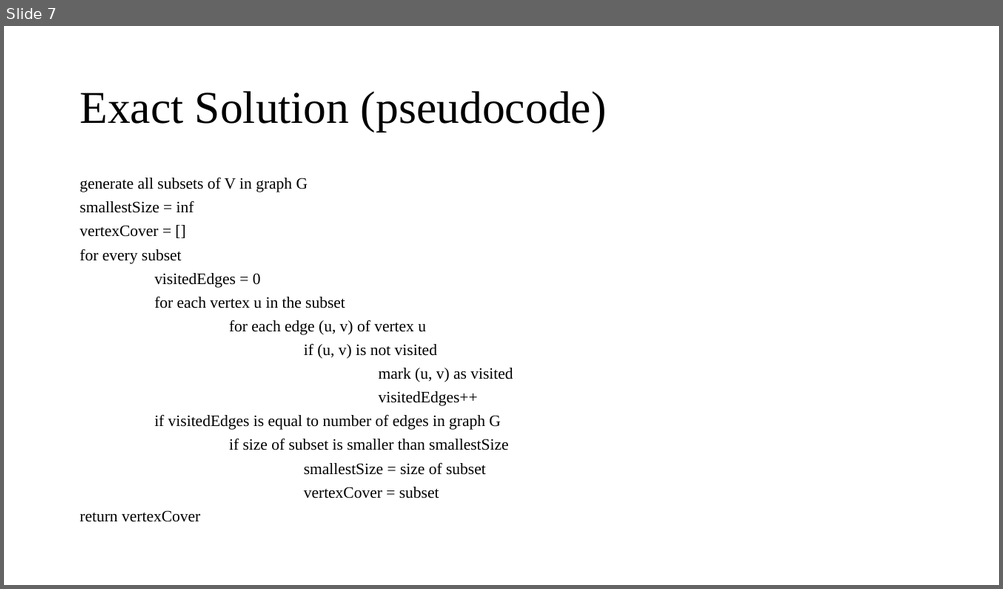
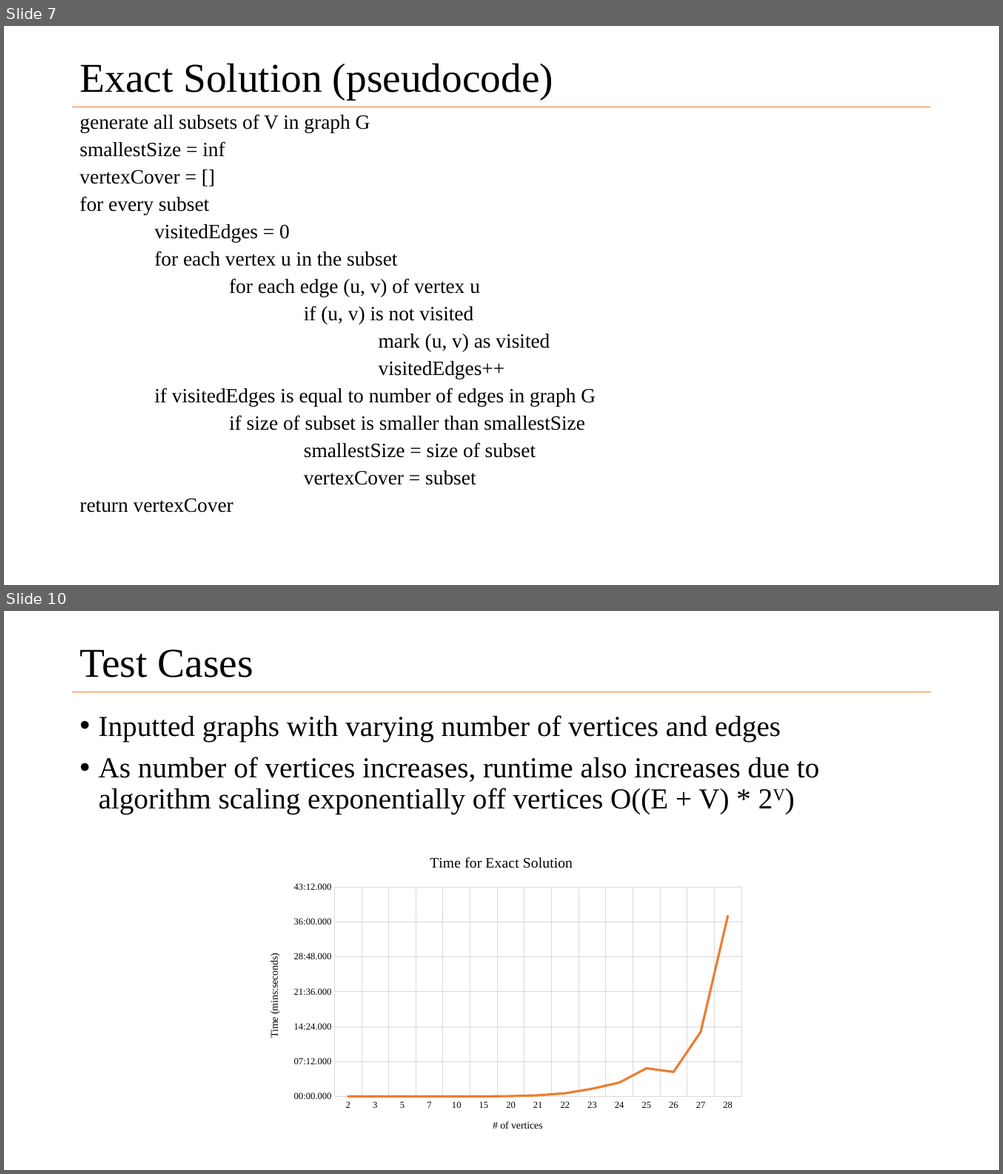
Before and after one commit to chen6wx/np-project, a slide deck: presentations/problem_presentation.pptx. Shown one above the other, each under a label of ours: slide 7 before the commit, slides 7 and 10 after it; the slides between them are not shown. The pictures are 1003x589 and 1003x1174 pixels, drawn with LibreOffice and Linux fonts; fonts in the diff are those of the drawing. Boxes give left, top, right and bottom in pixels: in the first picture for what was removed or moved away, otherwise in the second. Text is boxed around its words. In the diff, an @@ line names an element or a change of style, - is before the commit and + after.

```diff
--- a/presentations/problem_presentation.pptx
+++ b/presentations/problem_presentation.pptx
@@ slide 10 added at <box>4,611,999,1170</box>, background #FFFFFF; not listed: 1 template element that a slide beside it also shows @@
@@ title added at <box>79,649,253,678</box>, 39.6 pt, text #000000 @@
+Test Cases
@@ text added at <box>99,715,819,815</box>, 28 pt, text #000000 @@
+• Inputted graphs with varying number of vertices and edges
+• As number of vertices increases, runtime also increases due to algorithm scaling exponentially off vertices O((E + V) * 2V)
@@ line chart added at <box>252,841,751,1147</box> @@
+title "Time for Exact Solution "
+categories: 2, 3, 5, 7, 10, 15, 20, 21, 22, 23, 24, 25, 26, 27, 28
+Series 1: 0, 0, 0, 0, 0, 0, 0, 0.0002, 0.0005, 0.0011, 0.002, 0.004, 0.0035, 0.0092, 0.0258
@@ slide 7 changed as well @@
@@ title "Exact Solution (pseudocode)" at <box>79,63,553,99</box>: size 44 to 39.6 pt @@
@@ text "generate all subsets of V ...": place and size @@
-text "generate all subsets of V ..." at <box>79,178,512,523</box>
+text "generate all subsets of V ..." at <box>79,114,595,513</box>
@@ text "generate all subsets of V ..." at <box>79,114,595,513</box>: size 15.4 to 19.6 pt @@
@@ line added from (73, 107) to (930, 107), #ED7D31 0.5 pt @@
```
Also in this commit, not shown: 7 other slides changed, 2 other slides added, 2 slides removed.
